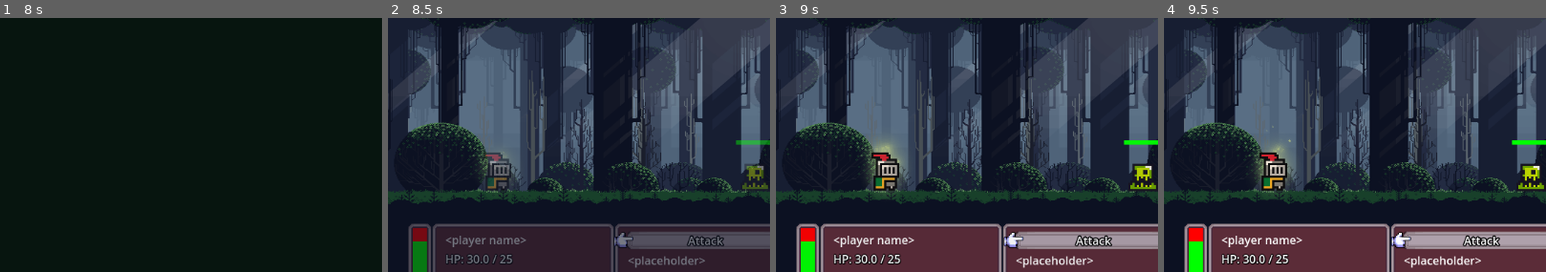
Above: before the commit, frames 1-4 (left to right).
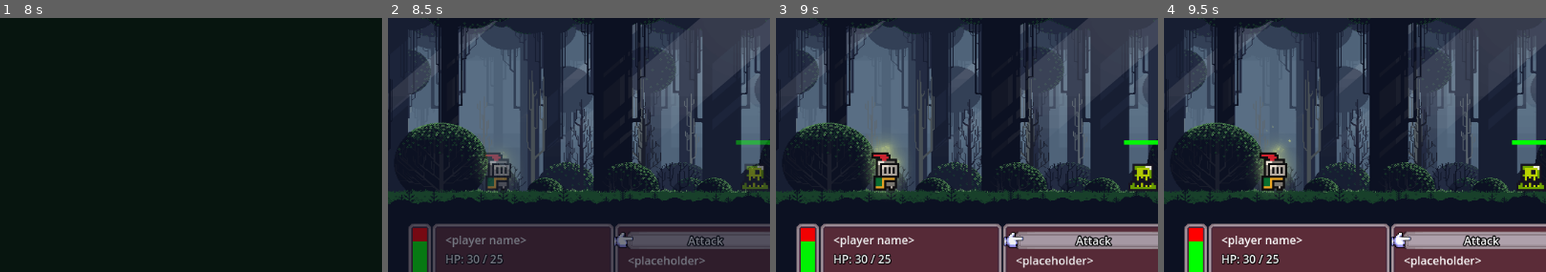
Above: after the commit, the same moments.

Repository: JosiahKey/new-beginnings-version-0.1.0
Game: Godot game, scene res://Scenes/main.tscn
The game is run twice, just before and just after one commit, with the same random seed, the same clock (stepped at 60 frames per second) and the same inputs.
Inputs (mouse positions are % of the whole screen's width and height, from its top left):
- Up to frame 1 (8 s): tap Enter at 0.5, 2, 3.5 s; move the mouse to (45, 70) at 0.52 s; hold E (Interact) 0.53-1.28 s; hold Up (ui_up) 0.53-2.03 s; tap Space at 1.25, 2.75 s; move the mouse to (80, 65) at 1.27 s; tap E (Interact) every 1.5 s from 1.35 to 7.35 s; move the mouse to (20, 35) at 2.02 s; hold E (Interact) 2.03-2.78 s; hold Left (ui_left) 2.03-3.53 s; move the mouse to (55, 50) at 2.77 s; move the mouse to (35, 25) at 3.52 s; hold Down (ui_down) 3.53-4.28 s; hold E (Interact) 3.53-4.28 s; tap G (debuggenerateitem) at 4.15 s; move the mouse to (72, 45) at 4.27 s; hold Right (ui_right) 4.28-5.03 s; move the mouse to (30, 55) at 5.02 s; hold Up (ui_up) 5.03-5.78 s; hold E (Interact) 5.03-5.78 s; move the mouse to (60, 28) at 5.77 s; hold Right (ui_right) from 5.78 s (still down); move the mouse to (45, 70) at 6.52 s; hold E (Interact) 6.53-7.28 s; move the mouse to (80, 65) at 7.27 s
- Up to frame 2 (8.5 s): release Right (ui_right) at 8 s; click "Attack" at 8 s
- Up to frame 3 (9 s): move the mouse to (20, 35) at 8.77 s; hold Down (ui_down) from 8.78 s (still down); hold E (Interact) from 8.78 s (still down)
- Up to frame 4 (9.5 s): keep holding Down (ui_down); keep holding E (Interact)
The pictures show only the part of the screen within x 10-60%, y 38-88%; the shares and areas given below are measured in that part.

Frame 1 is identical in both runs. In frame 2, 0.2% of the frame differs, in the area x 24-33%, y 92-97%; in frame 3, 0.3%; in frame 4, 0.3%.
Error in both runs: Attempt to call function 'get_as_text' in base 'null instance' on a null instance. (res://Globals/player_data.gd:42)

Commit message:
added various checks for invalid item id

Diff:
--- a/Globals/game_data.gd
+++ b/Globals/game_data.gd
@@ -1,6 +1,24 @@
 extends Node
 
 var item_data = {}
+var debug_item_data = {
+	"10001": {
+	"name": "dagger",
+	"Damage_min": 1,
+	"Damage_max": 2,
+	"Accuracy": 1,
+	"Evasion": 0,
+	"Hp": 0,
+	"PDR": 0,
+	"Weight": 1,
+	"equipmentSlot": "Mainhand",
+	"commonMulti": 10,
+	"uncommonMulti": 2,
+	"rareMulti": 3,
+	"epicMulti": 4,
+	"legendaryMulti": 5
+  },
+}
 var item_stats = ["Damage_min", "Damage_max", "Accuracy", "Evasion", "Hp", "PDR", "Weight"]
 var item_stats_readable = ["Minimum Damage", "Maximum Damage", "Hit Chance", "Evasion", "Hp", "PDR", "Weight"]
 var item_scaling_stats = ["Damage_min", "Damage_max", "Accuracy", "Evasion", "Hp", "PDR"]
@@ -15,4 +33,4 @@
 	var item_data_file = FileAccess.open("res://Data/item_data2.json", FileAccess.READ)
 	var item_data_json = JSON.parse_string(item_data_file.get_as_text())
 	item_data_file.close()
-	item_data = item_data_json
+	debug_item_data = item_data_json
--- a/Globals/tooltip.gd
+++ b/Globals/tooltip.gd
@@ -5,13 +5,13 @@
 	@warning_ignore("unused_variable")
 	var item_id: String
 	if origin == "Inventory":
-		if PlayerData.inv_data[slot]["Item"] != null:
+		if PlayerData.inv_data[slot]["Item"] != null and GameData.item_data.has(str(int(PlayerData.inv_data[slot]["Item"]))):
 			item_id = str(int(PlayerData.inv_data[slot]["Item"]))
 			valid = true
 		else:
 			valid = false
 	else: #origin equipment
-		if PlayerData.equipment_data[slot] != null:
+		if PlayerData.equipment_data[slot] != null and GameData.item_data.has(str(int(PlayerData.equipment_data[slot]))):
 			item_id = str(int(PlayerData.equipment_data[slot]))
 			valid = true
 		else:
--- a/Scripts/UI/equip_panel.gd
+++ b/Scripts/UI/equip_panel.gd
@@ -16,7 +16,7 @@
 
 func _update_equipped_items():
 	for i in PlayerData.equipment_data.keys():
-		if PlayerData.equipment_data[i] != null:
+		if PlayerData.equipment_data[i] != null and GameData.item_data.has(str(int(PlayerData.equipment_data[i]))):
 			var item_name:String  = GameData.item_data[str(int(PlayerData.equipment_data[i]))]["name"]
 			var icon_texture:Texture =  load("res://Assets/item_assets/"+ item_name +".png")
 			print("TextureRect" +str(i)+ "/" + str(i) + "/Icon")
@@ -34,7 +34,7 @@
 
 
 	for i in PlayerData.equipment_data.keys():
-		if PlayerData.equipment_data[i] != null:
+		if PlayerData.equipment_data[i] != null and GameData.item_data.has(str(int(PlayerData.equipment_data[i]))):
 			PlayerData.stat_data["Bonus_hp"] += GameData.item_data[
 									str(int(PlayerData.equipment_data[i]))]["Hp"]
 			PlayerData.stat_data["Accuracy"] += GameData.item_data[
--- a/Scripts/UI/inventory_item.gd
+++ b/Scripts/UI/inventory_item.gd
@@ -3,7 +3,7 @@
 
 func _get_drag_data(at_position: Vector2):
 	var inv_slot = get_parent().get_name()
-	if PlayerData.inv_data[inv_slot]["Item"] != null:
+	if PlayerData.inv_data[inv_slot]["Item"] != null and GameData.item_data.has(str(int(PlayerData.inv_data[inv_slot]["Item"]))):
 		var data: Dictionary = {}
 		data["origin_node"] = self
 		data["origin_panel"] = "Inventory_Panel"
@@ -32,6 +32,8 @@
 		data["target_texture"] = null
 		return true
 	else:
+		if(!GameData.item_data.has(str(int(PlayerData.inv_data[target_slot]["Item"])))):
+			return false
 		data["target_item_id"] = PlayerData.inv_data[target_slot]["Item"]
 		data["target_texture"] = texture
 		if data["origin_panel"] == "Equip_Panel":
--- a/Scripts/UI/inventory_panel.gd
+++ b/Scripts/UI/inventory_panel.gd
@@ -13,7 +13,7 @@
 func _init_inventory():
 	for i in PlayerData.inv_data.keys():
 		var inv_slot_new = template_inv_slot.instantiate()
-		if PlayerData.inv_data[i]["Item"] != null:
+		if PlayerData.inv_data[i]["Item"] != null and GameData.item_data.has(str(int(PlayerData.inv_data[i]["Item"]))):
 			var item_name = GameData.item_data[str(int(PlayerData.inv_data[i]["Item"]))]["name"]
 			var icon_texture = load("res://Assets/item_assets/"+ item_name +".png")
 			inv_slot_new.get_node("Icon").set_texture(icon_texture)
@@ -25,7 +25,7 @@
 
 	for i in PlayerData.inv_data.keys():
 		var inv_slot_new = template_inv_slot.instantiate()
-		if PlayerData.inv_data[i]["Item"] != null:
+		if PlayerData.inv_data[i]["Item"] != null and GameData.item_data.has(str(int(PlayerData.inv_data[i]["Item"]))):
 			var item_name = GameData.item_data[str(int(PlayerData.inv_data[i]["Item"]))]["name"]
 			var icon_texture = load("res://Assets/item_assets/"+ item_name +".png")
 			inv_slot_new.get_node("Icon").set_texture(icon_texture)
--- a/Scripts/item_generator.gd
+++ b/Scripts/item_generator.gd
@@ -10,12 +10,13 @@
 		generate_item()
 
 func generate_item():
-	for i in PlayerData.inv_data.keys():
-			if PlayerData.inv_data[i]["Item"] == null:
-				PlayerData.inv_data[i]["Item"] = ItemGeneration()["item_id"]
-				SignalBus.item_collected.emit()
-				SignalBus.item_added.emit()
-				break
+	if(GameData.item_data.size() >0):
+		for i in PlayerData.inv_data.keys():
+				if PlayerData.inv_data[i]["Item"] == null:
+					PlayerData.inv_data[i]["Item"] = ItemGeneration()["item_id"]
+					SignalBus.item_collected.emit()
+					SignalBus.item_added.emit()
+					break
 
 func ItemGeneration() -> Dictionary:
 	var new_item: Dictionary = {}
